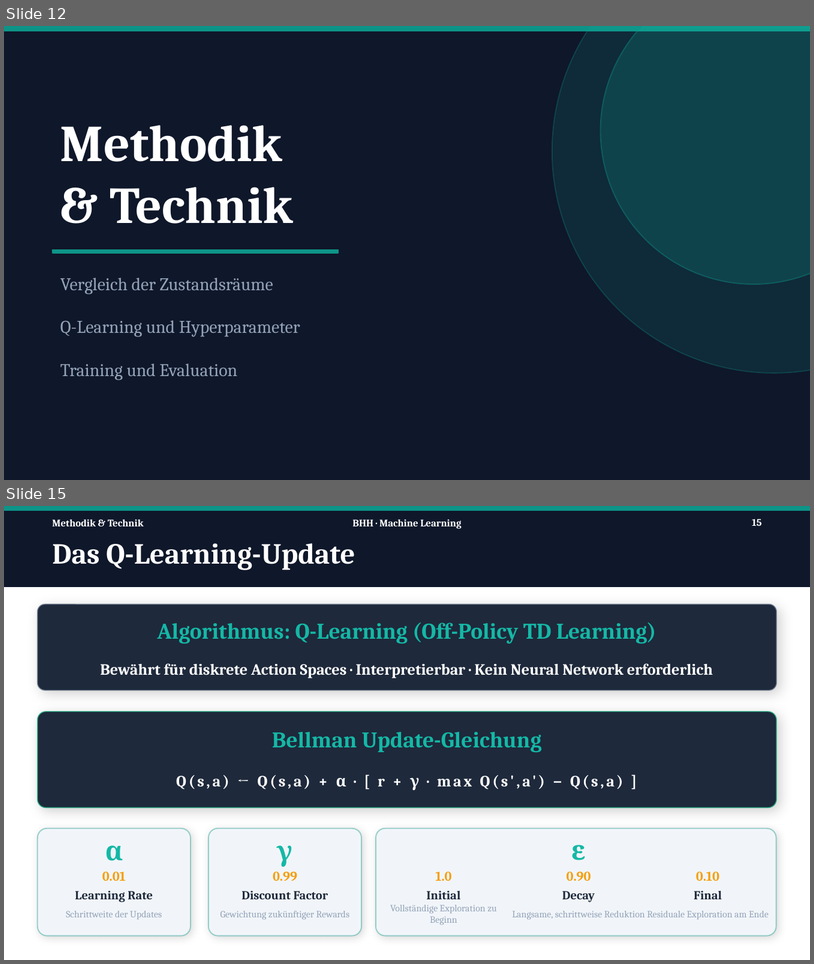
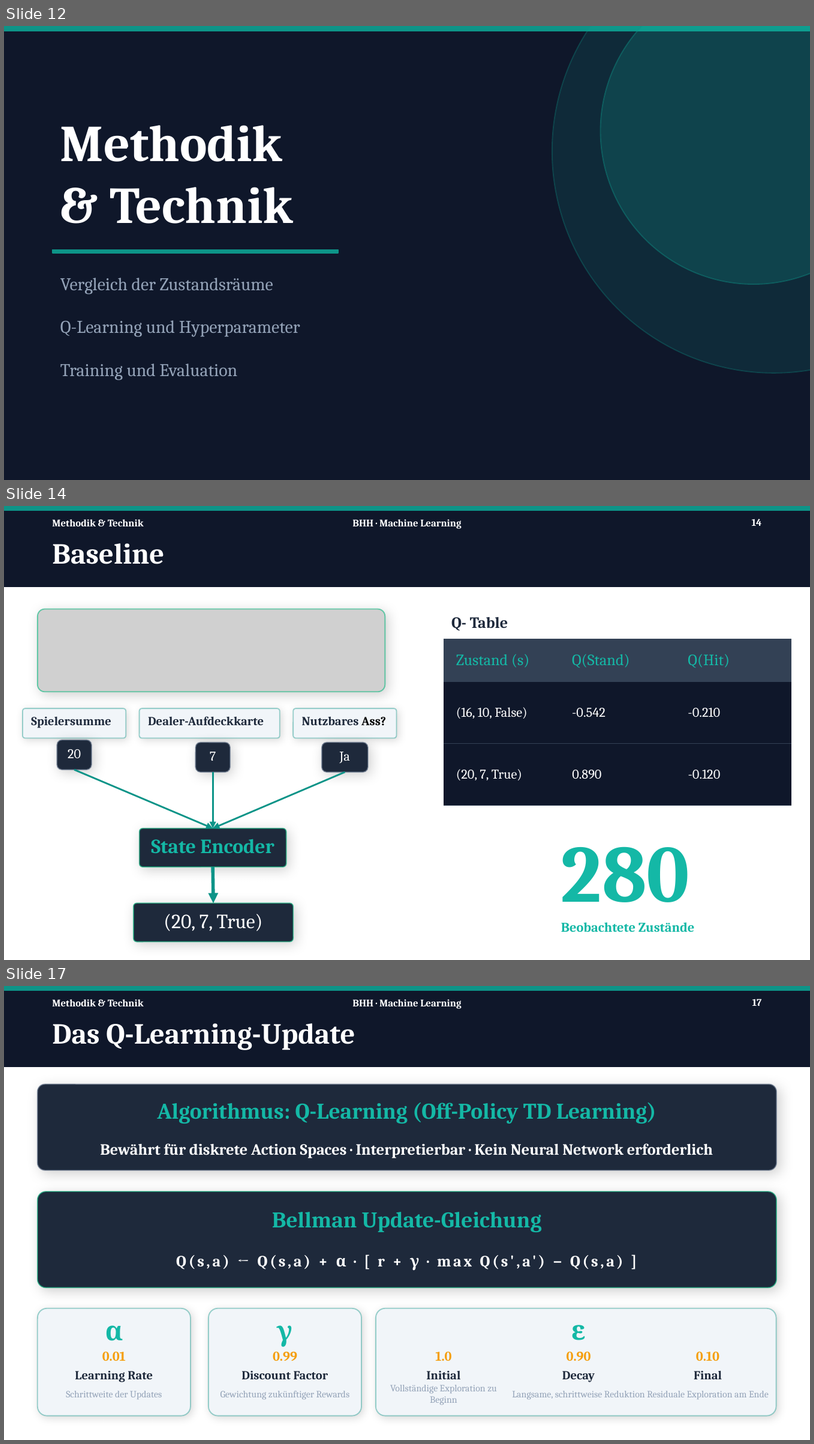
Before and after one commit to Tom-N-M/ml-blackjack, a slide deck: Präsi/PP_v2.pptx. Shown one above the other, each under a label of ours: slides 12 and 15 before the commit, slides 12, 14 and 17 after it; the slides between them are not shown. The pictures are 814x964 and 814x1444 pixels, drawn with LibreOffice and Linux fonts; fonts in the diff are those of the drawing; grey boxes stand for pictures. Boxes give left, top, right and bottom in pixels: in the first picture for what was removed or moved away, otherwise in the second. Text is boxed around its words. In the diff, an @@ line names an element or a change of style, - is before the commit and + after.

Commit message:
Methodik & Technik Part Powerpoint

```diff
--- a/Präsi/PP_v2.pptx
+++ b/Präsi/PP_v2.pptx
@@ slide 14 added at (4,506,810,960), background #FFFFFF @@
@@ rectangle added at (4,506,810,586), fill #0F172A, outline #0F172A 1 pt @@
@@ rectangle added at (4,506,810,510), fill #0D9488, outline #0D9488 1 pt @@
@@ text added at (52,519,144,526), 9 pt, text #FFFFFF, bold @@
+Methodik & Technik
@@ text added at (353,519,461,529), 9 pt, text #FFFFFF, bold @@
+BHH · Machine Learning
@@ page number added at (752,519,762,526), 9 pt, text #FFFFFF, bold @@
+14
@@ text added at (52,543,164,564), 26 pt, text #FFFFFF, bold @@
+Baseline
@@ picture added at (38,609,386,692) @@
@@ text added at (452,617,508,631), 14 pt, text #1E293B, bold @@
+Q- Table
@@ table added at (443,638,792,682), 1 rows, 3 columns @@
+Zustand (s) | Q(Stand) | Q(Hit)
@@ table added at (443,682,792,743), 1 rows, 3 columns @@
+(16, 10, False) | -0.542 | -0.210
@@ rounded rectangle added at (23,708,126,738), fill #F1F5F9, outline #0D9488 1 pt, 11 pt, text #1E293B, bold @@
+Spielersumme
@@ rounded rectangle added at (140,708,280,738), fill #F1F5F9, outline #0D9488 1 pt, 11 pt, text #1E293B, bold @@
+Dealer-Aufdeckkarte
@@ rounded rectangle added at (293,708,397,738), fill #F1F5F9, outline #0D9488 1 pt, 11 pt, text #1E293B, bold @@
+Nutzbares Ass?
@@ rounded rectangle added at (57,740,92,769), fill #1E293B, outline #64748B 1 pt, 12 pt, text #FFFFFF @@
+20
@@ rounded rectangle added at (196,742,231,772), fill #1E293B, outline #64748B 1 pt, 12 pt, text #FFFFFF @@
+7
@@ rounded rectangle added at (322,742,368,772), fill #1E293B, outline #64748B 1 pt, 12 pt, text #FFFFFF @@
+Ja
@@ table added at (443,744,792,805), 1 rows, 3 columns @@
+(20, 7, True) | 0.890 | -0.120
@@ arrow added from (74, 769) to (213, 828), #0D9488 1.5 pt @@
@@ arrow added from (213, 772) to (213, 828), #0D9488 1.5 pt @@
@@ arrow added from (345, 772) to (213, 828), #0D9488 1.5 pt @@
@@ rounded rectangle added at (140,828,286,867), fill #1E293B, outline #10B981 1 pt, 18 pt, text #14B8A6, bold @@
+State Encoder
@@ text added at (561,846,695,931), 12 pt, text #14B8A6, bold @@
+280
+Beobachtete Zustände
@@ arrow added from (213, 867) to (213, 903), #0D9488 3 pt @@
@@ rounded rectangle added at (134,903,293,942), fill #1E293B, outline #10B981 1 pt, 18 pt, text #FFFFFF @@
+(20, 7, True)
@@ what was slide 15 is now slide 17 @@
@@ page number at (753,999,762,1006): text changed @@
-15
+17
```
Also in this commit, not shown: 6 slides changed, 3 other slides added.
